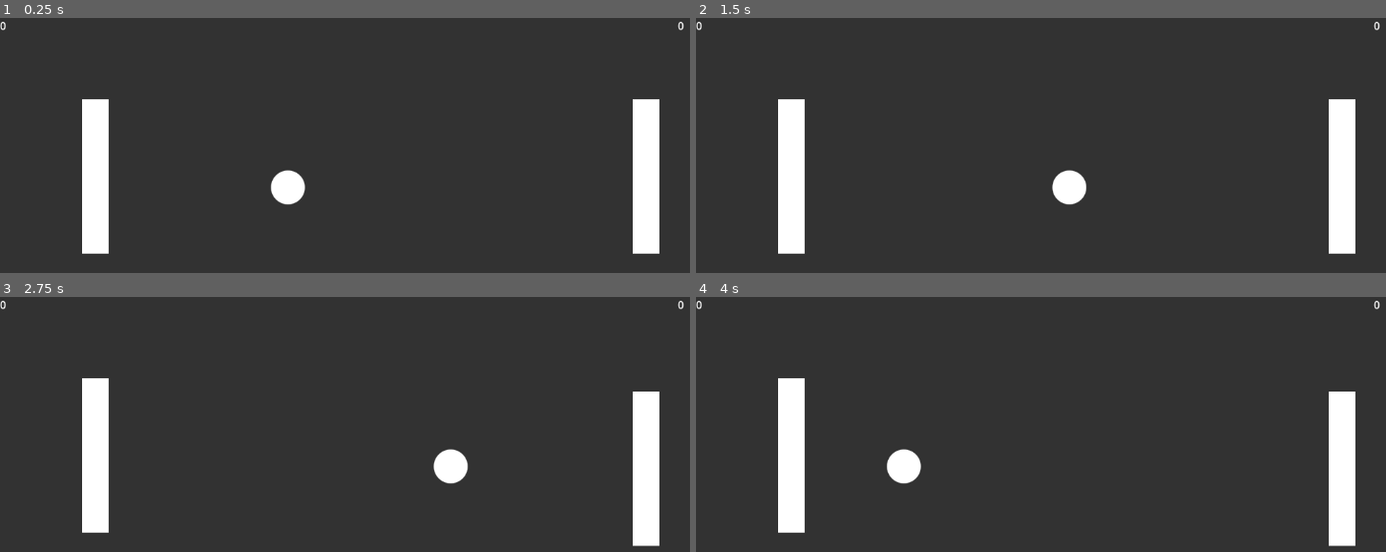
Above: before the commit, frames 1-4 (two rows, left to right).
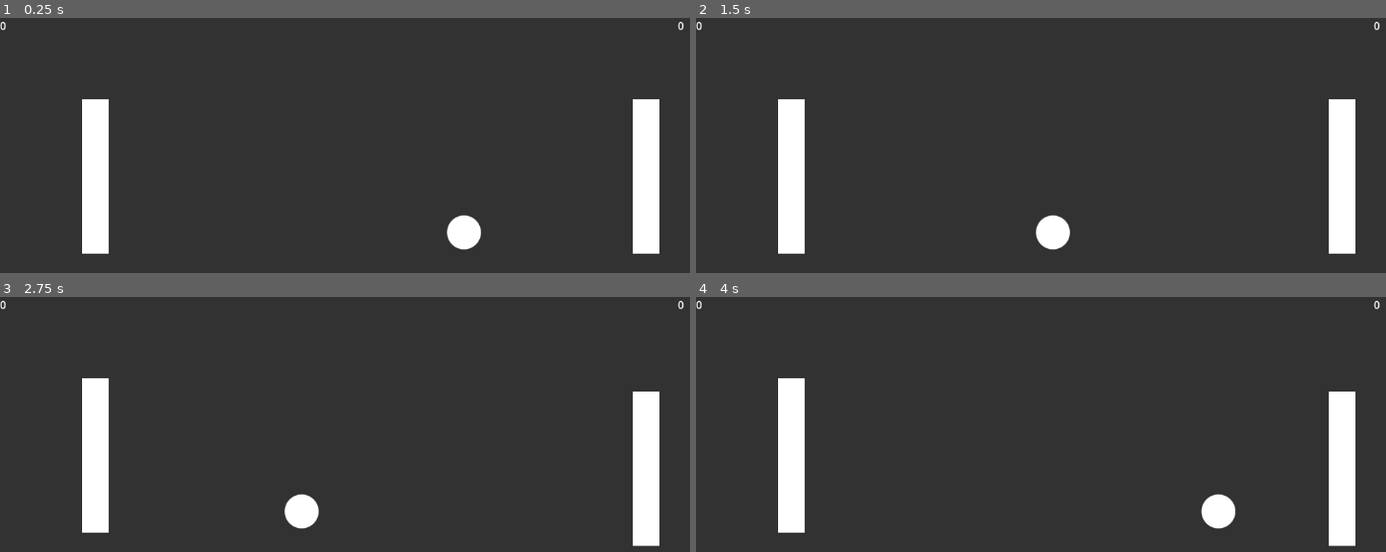
Above: after the commit, the same moments.

Repository: Aratch/20gch-01-pong
Game: Godot game, scene res://main.tscn
The game is run twice, just before and just after one commit, with the same random seed, the same clock (stepped at 60 frames per second) and the same inputs.
Inputs:
- Up to frame 1 (0.25 s): no input
- Up to frame 2 (1.5 s): tap Enter (ui_accept) at 0.5, 0.77 s; hold Right (ui_right) from 0.53 s (still down); tap Down (p2_move_down) at 0.6 s; tap Up (p2_move_up) at 1.35 s
- Up to frame 3 (2.75 s): tap Enter (ui_accept) at 1.52 s; release Right (ui_right) at 2.03 s; hold Left (ui_left) from 2.03 s (still down); tap Down (p2_move_down) at 2.1 s
- Up to frame 4 (4 s): release Left (ui_left) at 2.78 s; hold Right (ui_right) from 2.78 s (still down); tap Up (p2_move_up) at 2.85 s; tap Enter (ui_accept) at 3.02, 3.77 s; tap Down (p2_move_down) at 3.6 s

The runs differ from the first frame. In frame 1, 1.1% of the frame differs, in the area x 39-70%, y 59-92%; in frame 2, 1.1%; in frame 3, 1.1%, in the area x 41-68%, y 59-92%; in frame 4, 1.1%.

Commit message:
Ball: Center ball on start/reset

Diff:
--- a/ball.gd
+++ b/ball.gd
@@ -9,6 +9,8 @@
 
 const START_DIRECTIONS := [Vector2.LEFT, Vector2.RIGHT]
 
+signal ball_exited
+
 func _set_up_setters():
 	collision_shape.changed.connect(func ():
 		var new_radius := collision_shape.radius
@@ -19,6 +21,15 @@
 		vis_notifier.position.y = -(new_radius/2)
 		)
 
+func _set_to_initial_pos() -> void:
+	var window_size := DisplayServer.window_get_size()
+	position.x = window_size.x / 2
+	position.y = window_size.y / 2
+
+func _start_game() -> void:
+	_set_to_initial_pos()
+	velocity = START_DIRECTIONS.pick_random()
+
 func _ready() -> void:
 	collision_shape = $CollisionShape2D.shape
 	ball_sprite = $BallSprite
@@ -26,10 +37,10 @@
 	if Engine.is_editor_hint():
 		_set_up_setters()
 	else:
-		velocity = START_DIRECTIONS.pick_random()
 		vis_notifier.screen_exited.connect(func():
-			get_tree().reload_current_scene()
+			ball_exited.emit()
 			)
+		_start_game()
 
 
 func _physics_process(delta: float) -> void:
